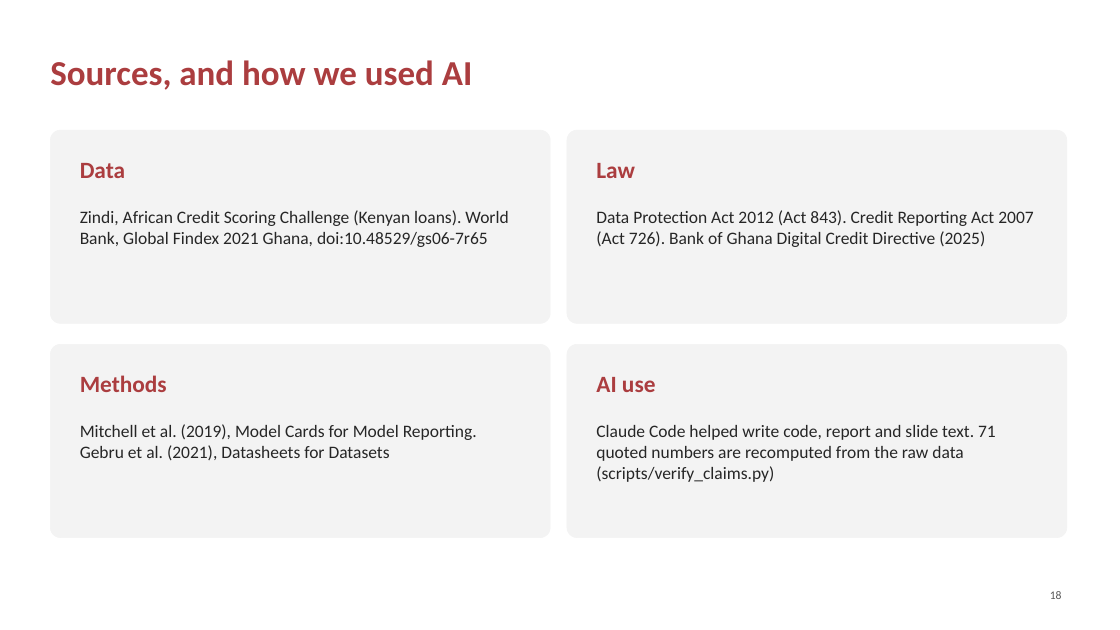
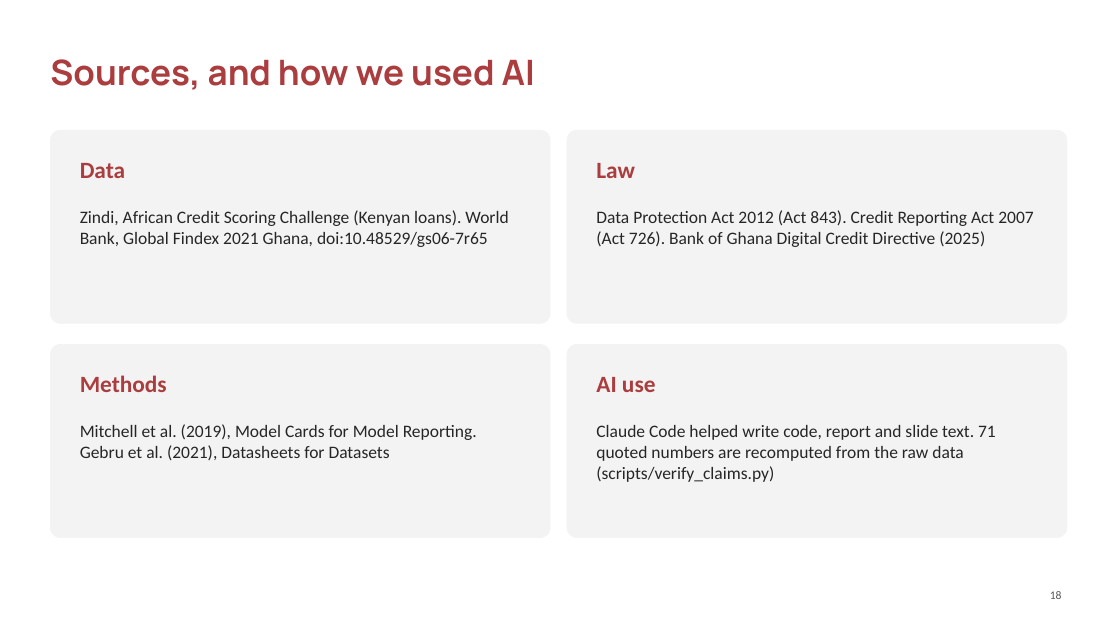
Before and after one commit to ASU-MICS-2028/mle-group-3-prosit-2, a slide deck: slide 18 of slides/NkwaPay_Debrief_Present.pptx. Drawn at 1120x630 pixels with LibreOffice and Linux fonts; fonts in the diff are those of the drawing; background and template pictures are left out. Boxes give left, top, right and bottom in pixels: in the first picture for what was removed or moved away, otherwise in the second. Text is boxed around its words. In the diff, an @@ line names an element or a change of style, - is before the commit and + after.

```diff
--- a/slides/NkwaPay_Debrief_Present.pptx
+++ b/slides/NkwaPay_Debrief_Present.pptx
@@ title "Sources, and how we used ..." at (50,59,535,90): font Calibri to Manrope @@
```
Also in this commit, not shown: 17 other slides changed.
